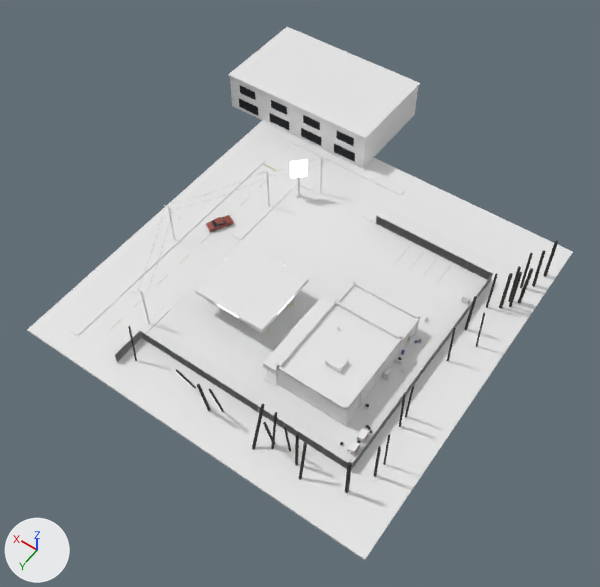
A saved change to the glTF model fps/assets/block/gas_station.glb.
Camera for both pictures: a 50 mm lens placed at (-23.4, 43.9, 115.0), pointed at (29.8, -30.5, -2.0). The axes (+X, +Y, +Z) are drawn at lower left. The lights are the same throughout. The older version comes first. Objects named as collision shapes, trigger or cutter boxes, shadow casters or lower levels of detail are left out. Vertices at exactly the same position are counted once.

The first picture shows 'backdrop', 'canopy', 'dirt-nocol', 'ground', 'store_shell', 'store_trim-nocol' and 4 more.
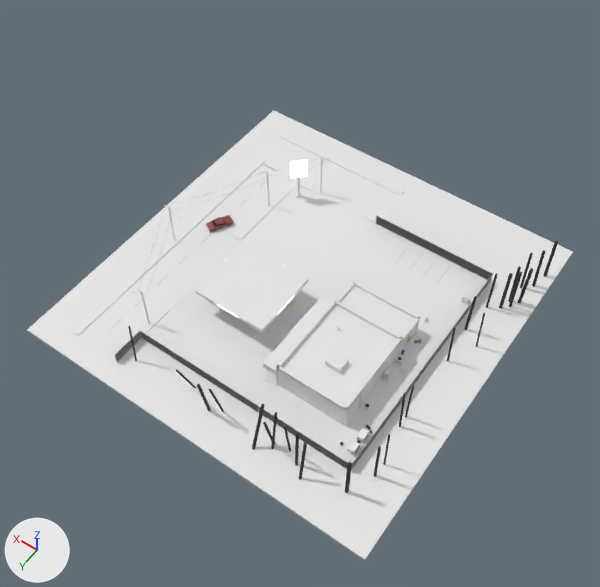
Where the change shows, as pixel boxes (x1, y1, x2, y2) in the pictures (600 x 587 px):
'backdrop', deleted: before (228, 27, 420, 169)
'store_trim-nocol', reshaped (18% shorter): before (115, 85, 558, 493); after (115, 157, 558, 493)
part 1 of me_store_trim_nocol, deleted: before (239, 85, 355, 162)

Diff of the bpy script that builds the scene:
```diff
--- a/fps/assets/block/gas_station.glb.py
+++ b/fps/assets/block/gas_station.glb.py
@@ me_store_trim_nocol @@
 # used by ob_store_trim_nocol; location = (0.0, 0.0, 0.0)
-me_store_trim_nocol.from_pydata(...)  # 4992 vertices, 8618 faces; spans x -4.5..68.0, y -62.0..0.0, z -0.1..9.5
+me_store_trim_nocol.from_pydata(...)  # 4928 vertices, 8522 faces; spans x -4.5..56.1, y -58.2..0.0, z -0.1..9.5
+# me_store_trim_nocol part 1: 8 loose pieces with 64 vertices, spanning x 39.0..68.0, y -62.0, z 0.8..6.6, are deleted
 me_store_trim_nocol.materials.append(mat_paintedmetal012)
@@ me_store_trim_nocol @@
 me_store_trim_nocol.materials.append(mat_worn_planks)
-me_store_trim_nocol.materials.append(mat_night)  # black #12161d
@@ ob_backdrop @@
-ob_backdrop = bpy.data.objects.new('backdrop', me_backdrop)
-ob_backdrop.location = (0.0, 0.0, 0.0)
```
